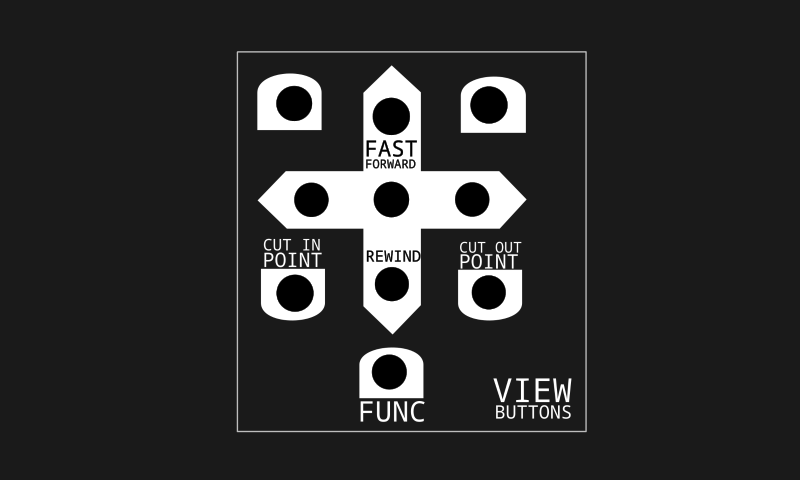
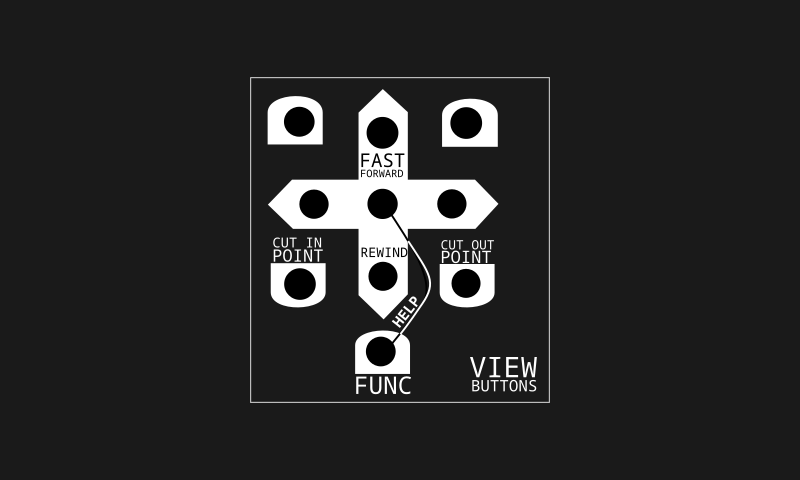
Revision of a layered 800×480 image; what changed, layer by layer:
moved "gonzopi-buttons-view-help.png" above "gonzopi-buttons-func-button-pressed.png", painted on it over [236, 51, 587, 433]
